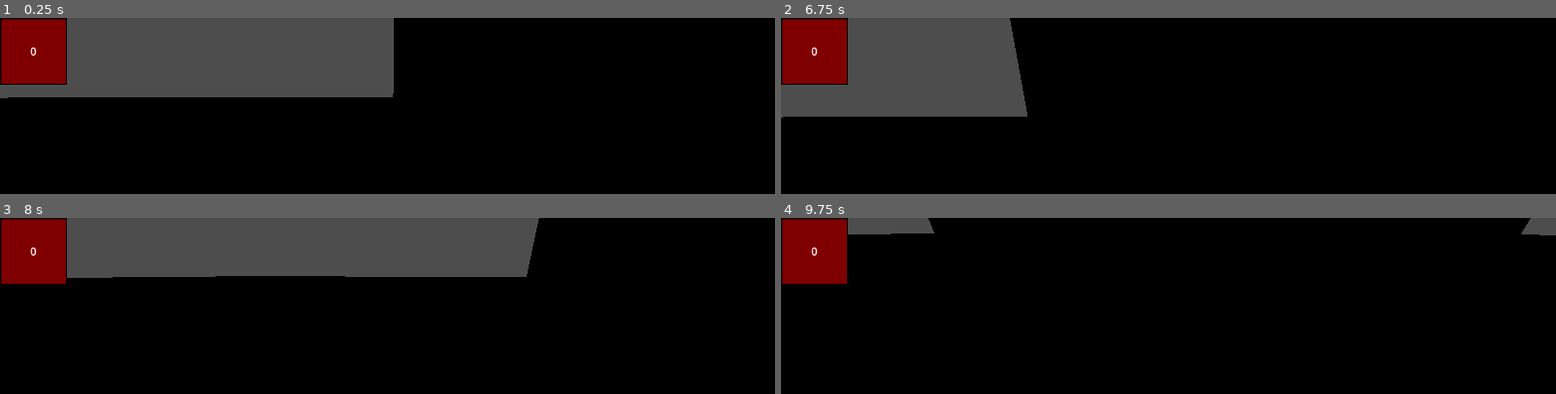
Above: before the commit, frames 1-4 (two rows, left to right).
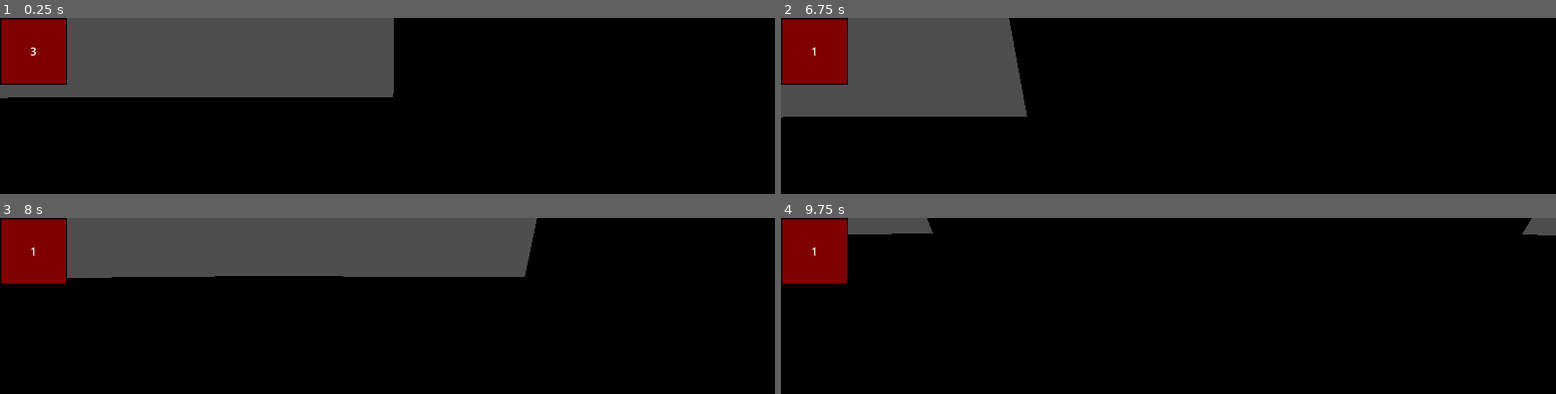
Above: after the commit, the same moments.

Repository: Okularnik2001PL/123-Start-projektu
Game: Godot game, scene res://testy giery v1.tscn
Two runs of this game, one before a commit and one after it. Both use one fixed random seed, a clock stepped at 60 frames per second and the inputs below.
Inputs (mouse positions are in pixels of both pictures, inside the frame that each line leads up to):
- Up to frame 1 (0.25 s): no input
- Up to frame 2 (6.75 s): tap Enter (ui_accept) at 0.5, 0.77, 1.52, 2, 3.02, 3.5, 3.77, 4.52, 5.75, 6.02 s; move the mouse to (outside the picture) at 0.52 s; hold D (ui_right) 0.53-1.28 s; right-click (outside the picture) at 0.6 s; tap G (spawn) at 0.8, 1.35, 2.3, 2.85, 3.8, 4.35, 5.3, 5.85 s; move the mouse to (outside the picture) at 1.27 s; hold S (ui_down) 1.28-2.03 s; right-click (outside the picture) at 1.55 s; move the mouse to (1246, 139) at 2.02 s; hold D (ui_right) 2.03-2.78 s; right-click (1246, 139) at 2.1 s; move the mouse to (outside the picture) at 2.77 s; hold W (ui_up) 2.78-3.53 s; right-click (outside the picture) at 3.05 s; move the mouse to (outside the picture) at 3.52 s; hold A (ui_left) 3.53-5.03 s; right-click (outside the picture) at 3.6 s; move the mouse to (936, 169) at 4.27 s; right-click (936, 169) at 4.55 s; move the mouse to (outside the picture) at 5.02 s; hold S (ui_down) 5.03-5.78 s; right-click (outside the picture) at 5.1 s; move the mouse to (1052, 127) at 5.77 s; hold D (ui_right) 5.78-6.53 s; right-click (1052, 127) at 6.05 s; move the mouse to (outside the picture) at 6.52 s; hold W (ui_up) from 6.53 s (still down); right-click (outside the picture) at 6.6 s
- Up to frame 3 (8 s): tap Enter (ui_accept) at 6.77, 7.25, 7.52 s; tap G (spawn) at 6.8, 7.35 s; move the mouse to (outside the picture) at 7.27 s; release W (ui_up) at 7.28 s; hold D (ui_right) from 7.28 s (still down); right-click (outside the picture) at 7.55 s
- Up to frame 4 (9.75 s): tap Enter (ui_accept) at 8, 9.02 s; move the mouse to (1246, 339) at 8.02 s; release D (ui_right) at 8.03 s; hold S (ui_down) 8.03-8.78 s; right-click (1246, 339) at 8.1 s; tap G (spawn) at 8.3, 8.85 s; move the mouse to (outside the picture) at 8.77 s; hold A (ui_left) 8.78-9.53 s; right-click (outside the picture) at 9.05 s; move the mouse to (outside the picture) at 9.52 s; hold W (ui_up) from 9.53 s (still down); right-click (outside the picture) at 9.6 s

The runs differ from the first frame. In frame 1, less than 0.1% of the frame differs, in the area x 3-5%, y 16-22%; in frame 2, less than 0.1%; in frame 3, 0.1%, in the area x 3-70%, y 0-35%; in frame 4, less than 0.1%.
Error before the commit: Invalid assignment of property or key 'text' with value of type 'String' on a base object of type 'null instance'. (res://gracz1.gd:92)

Commit message:
123-Start-projektu
poprawka bagów

Diff:
--- a/gracz1.gd
+++ b/gracz1.gd
@@ -43,7 +43,7 @@
 			if $Camera3D2/RayCast3D.get_collider().is_in_group("podnieś"):
 				if tszymam==null:
 					podniesiony($Camera3D2/RayCast3D.get_collider())
-			if  $Camera3D2/RayCast3D.get_collider().is_in_group("zbieraj"):
+			elif  $Camera3D2/RayCast3D.get_collider().is_in_group("zbieraj"):
 				ładunek+=10
 				odswierz()
 			else :
@@ -89,4 +89,4 @@
 		punkt= $Camera3D2/RayCast3D.global_transform.origin
 	return punkt
 func odswierz():
-	$Camera3D2/Inter1/Label.text=str(ładunek)
+	$Camera3D2/Inter1/Kloceklicz/Label.text=str(ładunek)
--- a/testy giery v1.tscn
+++ b/testy giery v1.tscn
@@ -54,7 +54,7 @@
 mesh = SubResource("BoxMesh_sa63v")
 
 [node name="Node3D4" parent="." instance=ExtResource("3_cixuv")]
-transform = Transform3D(1, 0, 0, 0, 1, 0, 0, 0, 1, -10.45, 0.5, -20.878)
+transform = Transform3D(1, 0, 0, 0, 1, 0, 0, 0, 1, -10.45, 0.805397, -20.878)
 
 [node name="meta" parent="." instance=ExtResource("4_r4gvk")]
 transform = Transform3D(1, 0, 0, 0, 1, 0, 0, 0, 1, 228.445, 253.902, -312.521)
Not shown, changed: zabawy z ksienciem.pck
